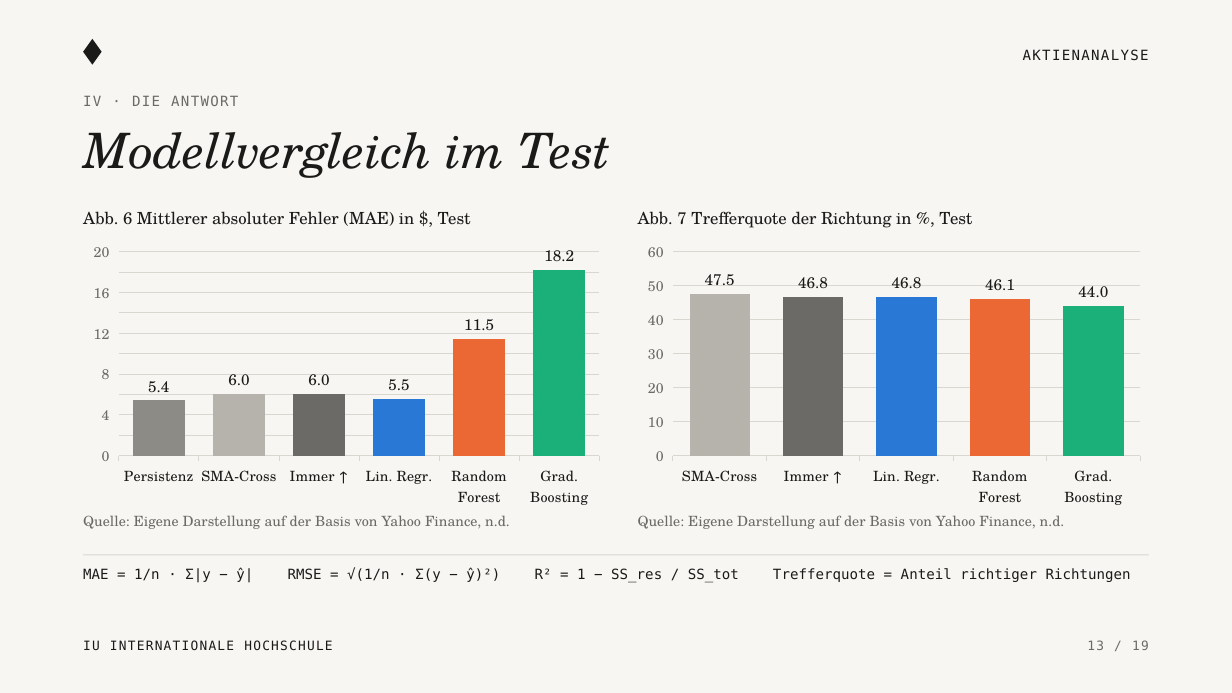
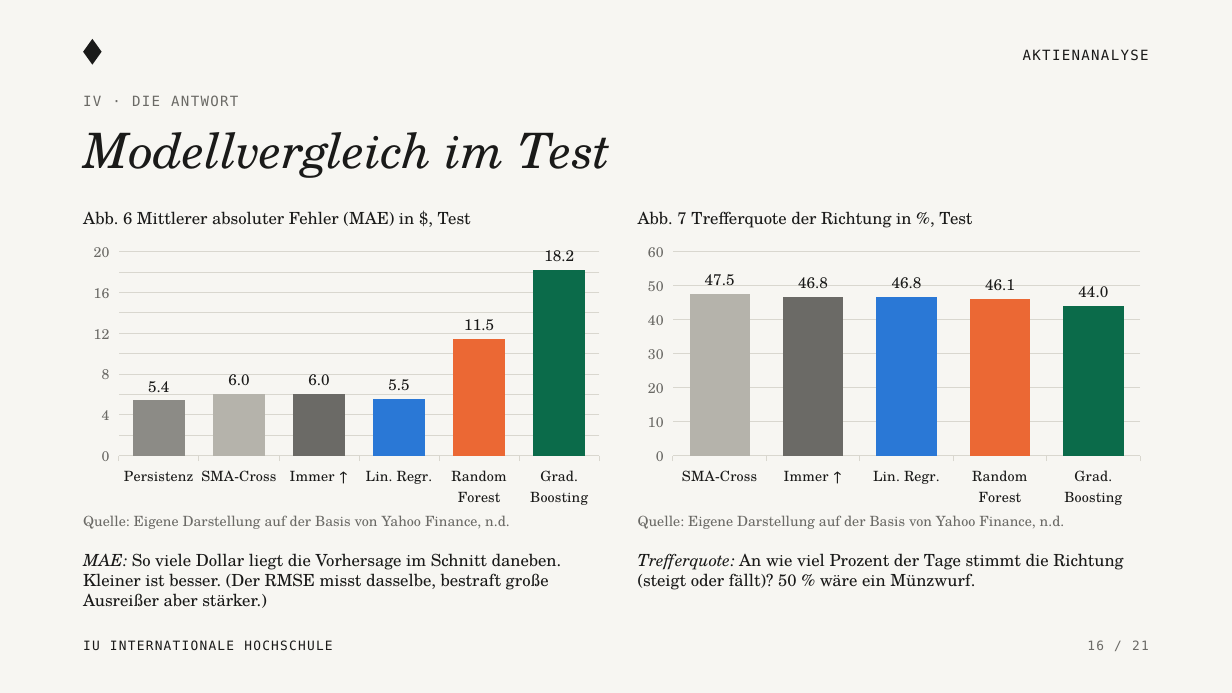
Before and after one commit to KonstantinosLamprou/stockanalysis, a slide deck: slide 16 of presentation/Aktienanalyse_Praesentation.pptx (slide 13 before the commit). Drawn at 1232x693 pixels with LibreOffice and Linux fonts; fonts in the diff are those of the drawing. Boxes give left, top, right and bottom in pixels: in the first picture for what was removed or moved away, otherwise in the second. Text is boxed around its words. In the diff, an @@ line names an element or a change of style, - is before the commit and + after.

```diff
--- a/presentation/Aktienanalyse_Praesentation.pptx
+++ b/presentation/Aktienanalyse_Praesentation.pptx
@@ column chart at [83,236,610,513] @@
@@ colours of single points changed @@
@@ column chart at [638,236,1151,513] @@
@@ colours of single points changed @@
@@ rectangle removed at [83,555,1149,555] @@
@@ text added at [83,553,562,608], 13 pt, text #1A1A19 @@
+MAE: So viele Dollar liegt die Vorhersage im Schnitt daneben. Kleiner ist besser. (Der RMSE misst dasselbe, bestraft große Ausreißer aber stärker.)
@@ text at [638,553,1123,590]: text changed; size 11 to 13 pt; font DejaVu Sans Mono to TeX Gyre Schola @@
-MAE = 1/n · Σ|y − ŷ| RMSE = √(1/n · Σ(y − ŷ)²) R² = 1 − SS_res / SS_tot Trefferquote = Anteil richtiger Richtungen
+Trefferquote: An wie viel Prozent der Tage stimmt die Richtung (steigt oder fällt)? 50 % wäre ein Münzwurf.
@@ text at [1087,640,1149,650]: text changed @@
-13 / 19
+16 / 21
```
Also in this commit, not shown: 16 other slides changed, 4 slides added, 2 slides removed, 13 other files.
